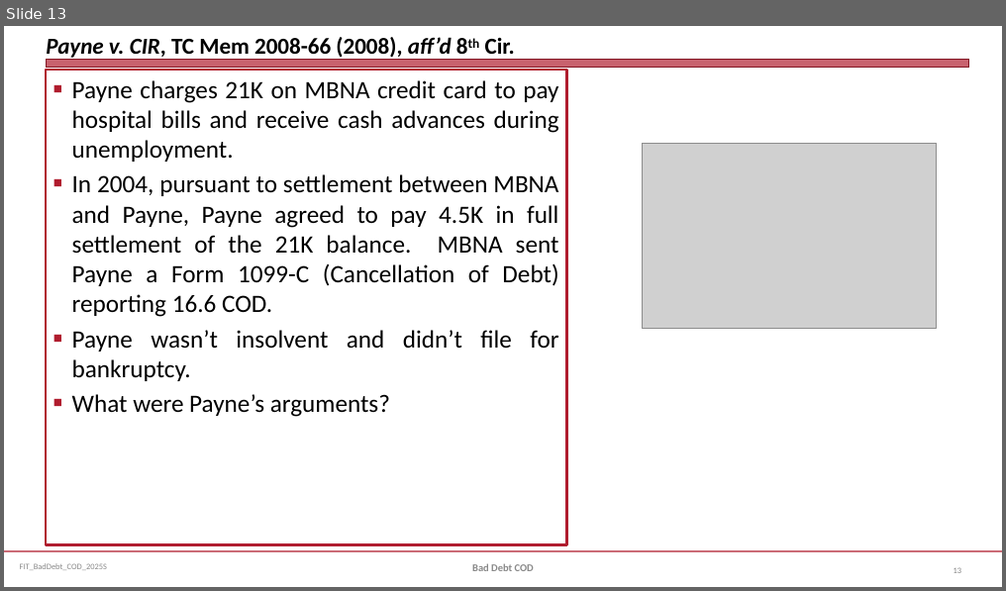
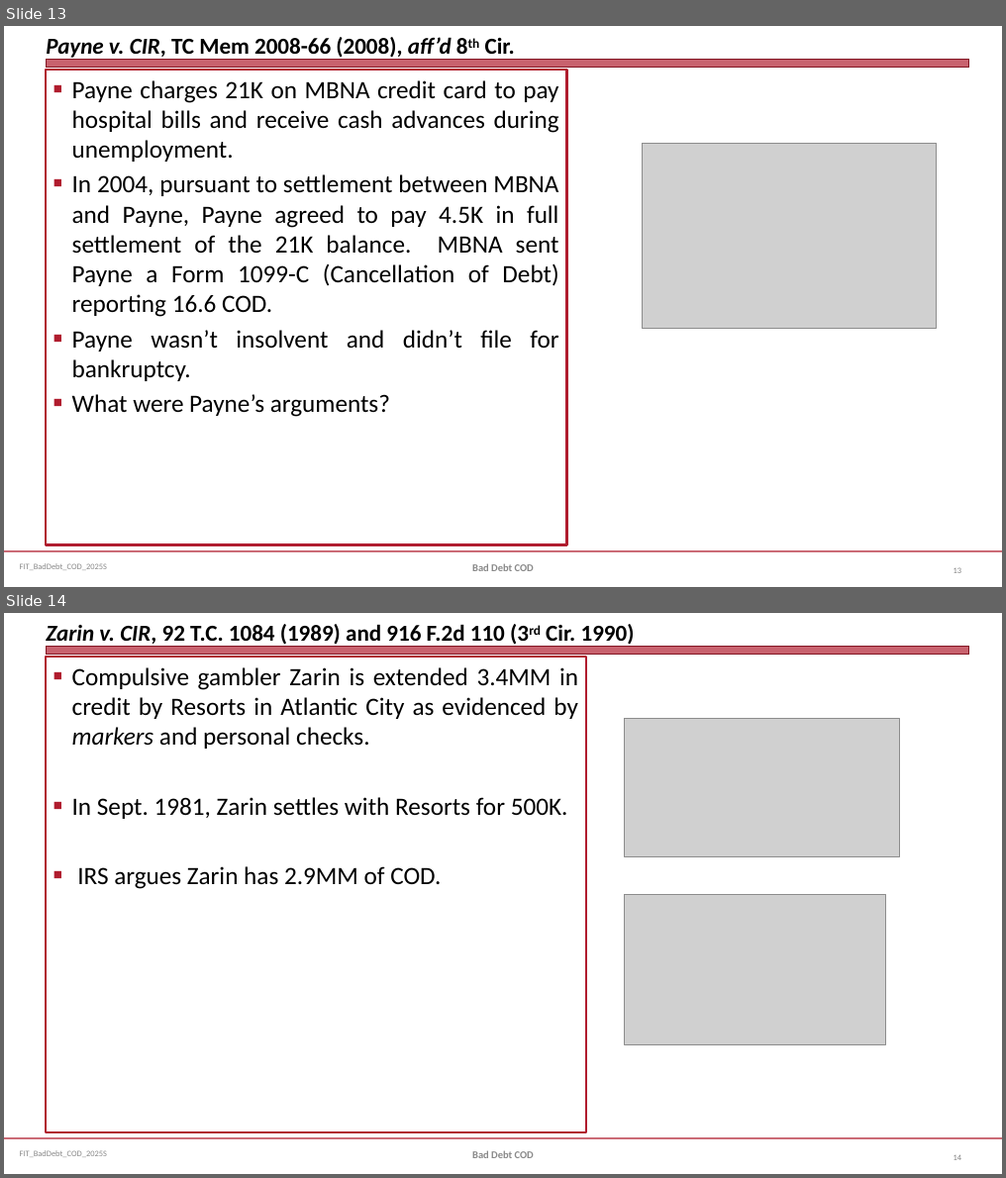
Before and after one commit to jmc877/Fed-Income-Tax, a slide deck: slides/FIT_BadDebt_COD_2025S.pptx. Shown one above the other, each under a label of ours: slide 13 before the commit, slides 13 and 14 after it. The pictures are 1006x591 and 1006x1178 pixels, drawn with LibreOffice and Linux fonts; fonts in the diff are those of the drawing; grey boxes stand for pictures. Boxes give left, top, right and bottom in pixels: in the first picture for what was removed or moved away, otherwise in the second. Text is boxed around its words. In the diff, an @@ line names an element or a change of style, - is before the commit and + after.

```diff
--- a/slides/FIT_BadDebt_COD_2025S.pptx
+++ b/slides/FIT_BadDebt_COD_2025S.pptx
@@ slide 14 added at <box>4,613,1002,1174</box>, background #FFFFFF; not listed: 3 template elements that a slide beside it also shows @@
@@ title added at <box>46,624,635,648</box>, 22 pt, text #000000, bold @@
+Zarin v. CIR, 92 T.C. 1084 (1989) and 916 F.2d 110 (3rd Cir. 1990)
@@ text added at <box>46,657,586,1133</box>, outline #B01C2E 2 pt, 24 pt, text #000000 @@
+■ Compulsive gambler Zarin is extended 3.4MM in credit by Resorts in Atlantic City as evidenced by markers and personal checks.
+■ In Sept. 1981, Zarin settles with Resorts for 500K.
+■ IRS argues Zarin has 2.9MM of COD.
@@ picture added at <box>625,719,899,858</box> @@
@@ picture added at <box>625,894,886,1046</box> @@
@@ text added at <box>472,1151,534,1158</box>, 10 pt, text #898989, bold @@
+Bad Debt COD
@@ page number added at <box>953,1156,961,1160</box>, 8 pt, text #808080 @@
+14
```
Also in this commit, not shown: 4 other files.
